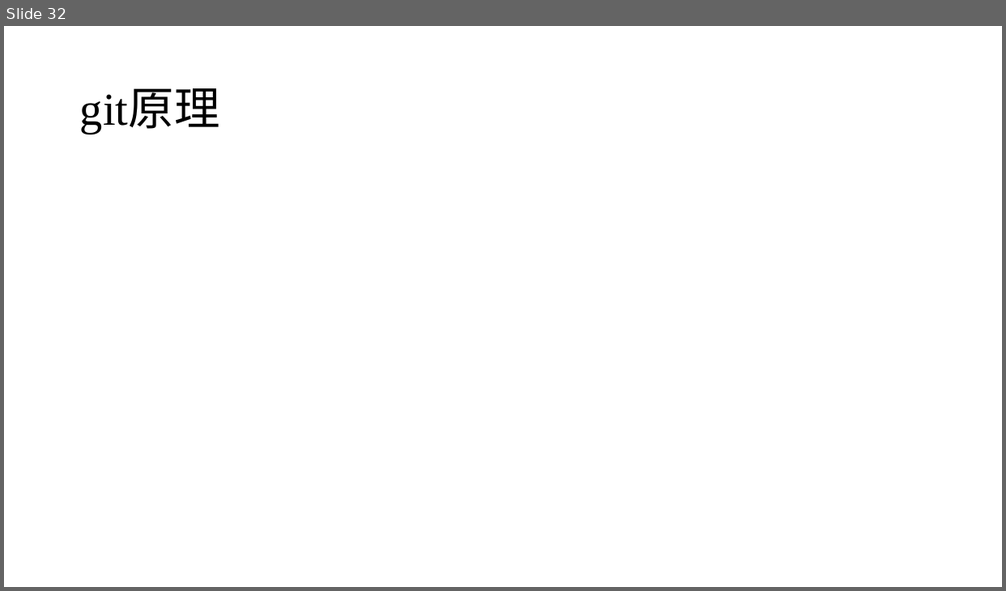
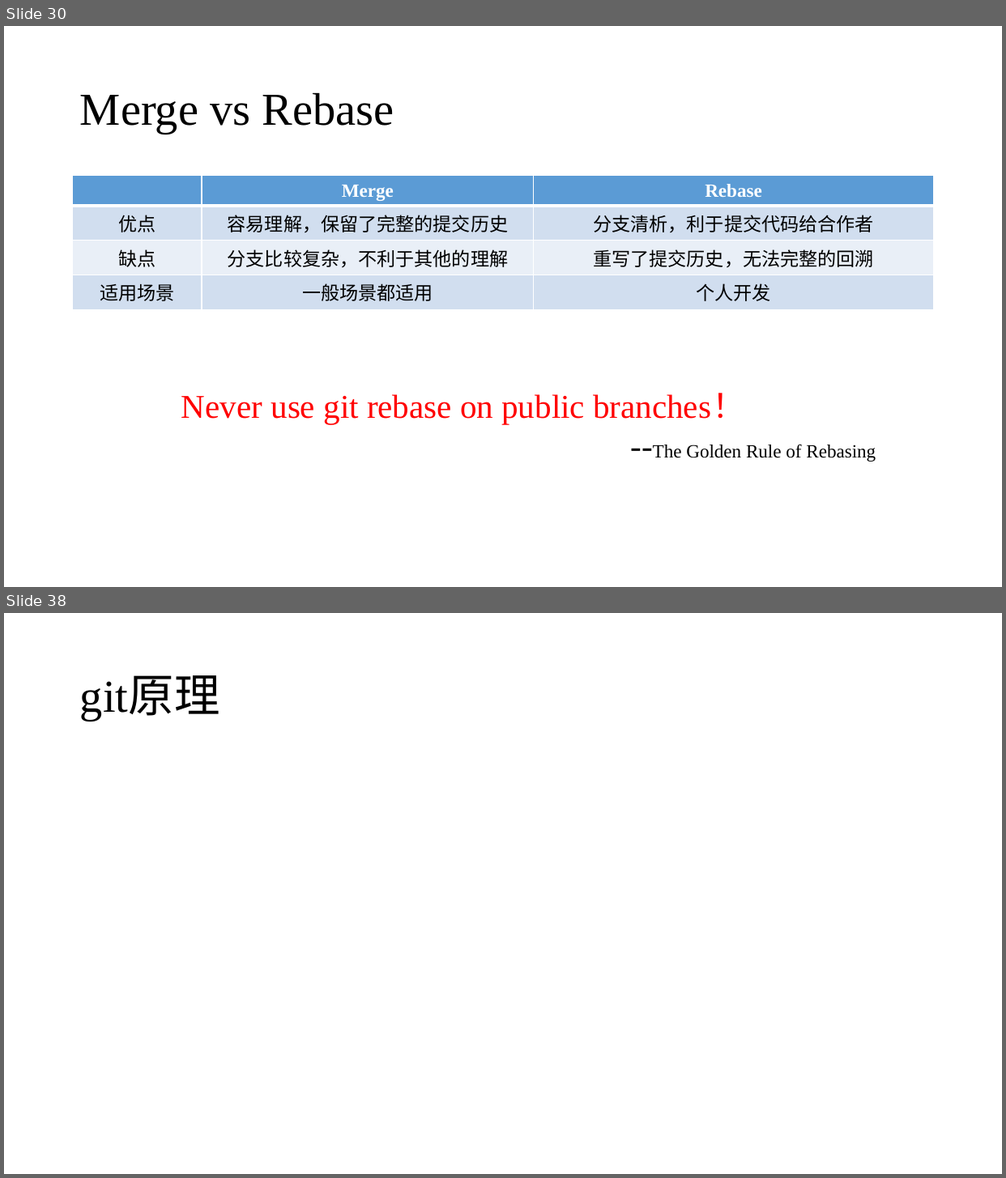
Before and after one commit to seahurt/lecture, a slide deck: using_git.pptx. Shown one above the other, each under a label of ours: slide 32 before the commit, slides 30 and 38 after it; the slides between them are not shown. The pictures are 1006x591 and 1006x1178 pixels, drawn with LibreOffice and Linux fonts; fonts in the diff are those of the drawing. Boxes give left, top, right and bottom in pixels: in the first picture for what was removed or moved away, otherwise in the second. Text is boxed around its words. In the diff, an @@ line names an element or a change of style, - is before the commit and + after.

```diff
--- a/using_git.pptx
+++ b/using_git.pptx
@@ slide 30 added at [4,26,1002,587], background #FFFFFF @@
@@ title added at [80,92,394,134], 44 pt, text #000000 @@
+Merge vs Rebase
@@ table added at [73,176,934,305], 4 rows, 3 columns @@
+ | Merge | Rebase
+优点 | 容易理解，保留了完整的提交历史 | 分支清析，利于提交代码给合作者
+缺点 | 分支比较复杂，不利于其他的理解 | 重写了提交历史，无法完整的回溯
+适用场景 | 一般场景都适用 | 个人开发
@@ text added at [181,393,876,462], 32 pt, text #FF0000 @@
+Never use git rebase on public branches！
+--The Golden Rule of Rebasing
@@ what was slide 32 is now slide 38 @@
```
Also in this commit, not shown: 5 slides changed, 14 other slides added, 9 slides removed.
